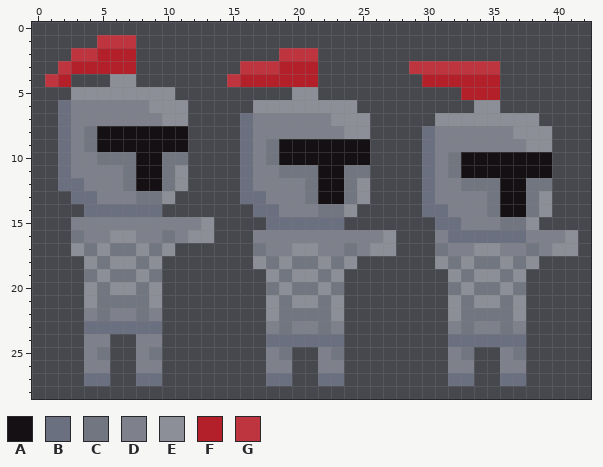
A pixel-art sprite gets an edit: CurseOfKnight/Assets/Sprites/Animations/knightAnim.png. That is the earlier state.
The file is 64x32 pixels. Colours within 5 levels of each other are drawn and written as one. Shown: x 0..42, y 0..28.
Palette (. is transparent): A #141013  B #6b7080  C #727680  D #7e818c  E #8d8f98  F #b4202a  G #be353f
Pixels before, first column x 1:
 1 ....GGG..................................
 2 ..GGFFF...........GGG....................
 3 .GFFFFF........GGGFFF.......GGGGGGG......
 4 GF...EE.......GFFFFFF........FFFFFF......
 5 ..EEEEEEEE.........EE...........FFF......
 6 .BDDDDDDEEE.....EEEEEEEE.........EE......
 7 .BDDDDDDDEE....BDDDDDDEEE.....EEEEEEEE...
 8 .BDCAAAAAAA....BDDDDDDDEE....BDDDDDDEEE..
 9 .BDCAAAAAAA....BDCAAAAAAA....BDDDDDDDEE..
10 .BDDCCCAACC....BDCAAAAAAA....BDCAAAAAAA..
11 .BDDDDCAACE....BDDCCCAACC....BDCAAAAAAA..
12 .BBDDDCAACE....BDDDDCAACE....BDDCCCAACC..
13 ..BBDDDCCE.....BBDDDCAACE....BDDDDCAACE..
14 ...BBBBBB.......BBDDDCCE.....BBDDDCAACE..
15 ..DDDDDDDDDDE....BBBBBB.......BBDDDCCE...
16 ..CDDEEDDCDEE...DDDDDDDDDDE...DBBBBBBDDDE
17 ..ECECCECE......CDDEEDDCDEE...CDDEEDDCDEE
18 ...ECEECE.......ECECCECE......ECECCECE...
19 ...CECCEC........ECEECE........ECEECE....
20 ...ECEECE........CECCEC........CECCEC....
21 ...ECCCCE........ECEECE........ECEECE....
22 ...DCDDCD........ECCCCE........ECCCCE....
23 ...BBBBBB........DCDDCD........DCDDCD....
24 ...DD..DD........BBBBBB........BBBBBB....
25 ...DC..DC........DC..DC........DC..DC....
26 ...DD..DD........DD..DD........DD..DD....
27 ...BB..BB........BB..BB........BB..BB....
Now the later version:
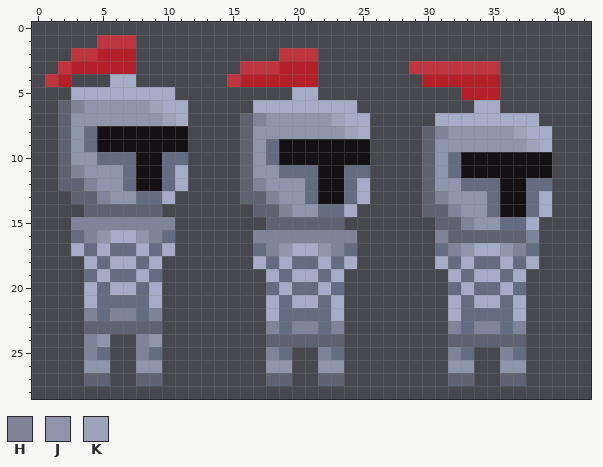
Colours new in this view: H #7f8498  J #8f96ac  K #9da3b8
From old to new:
colour B: #6b7080 -> #5f6371
colour C: #727680 -> #636c80
colour E: #8d8f98 -> #a6acc8
Changed rows in their new state; - is a pixel that keeps its letter.
first column x 3:
 6 HJJJJJK--------------------------------
 7 JJJJJJJK------HJJJJJK------------------
 8 J-------------JJJJJJJK------HJJJJJK----
 9 J-------------J-------------JJJJJJJK---
10 JJ------------J-------------J----------
11 HJJJ----------JJ------------J----------
12 -HJJ----------HJJJ----------JJ---------
13 --HJJ----------HJJ----------HJJJ-------
14 ----------------HJJ----------HJJ-------
15 HHHHHHHH...-------------------HJJ------
16 -HJ--JH-...---HHHHHHHH...---H------H...
17 ---------------HJ--JH-...----HJ--JH-...
first column x 4:
22 H-HH-H----------------------------
23 --------------H-HH-H--------H-HH-H
24 HJ--HJ----------------------------
25 H---H---------H---H---------H---H-
26 JJ--JJ--------JJ--JJ--------JJ--JJ
